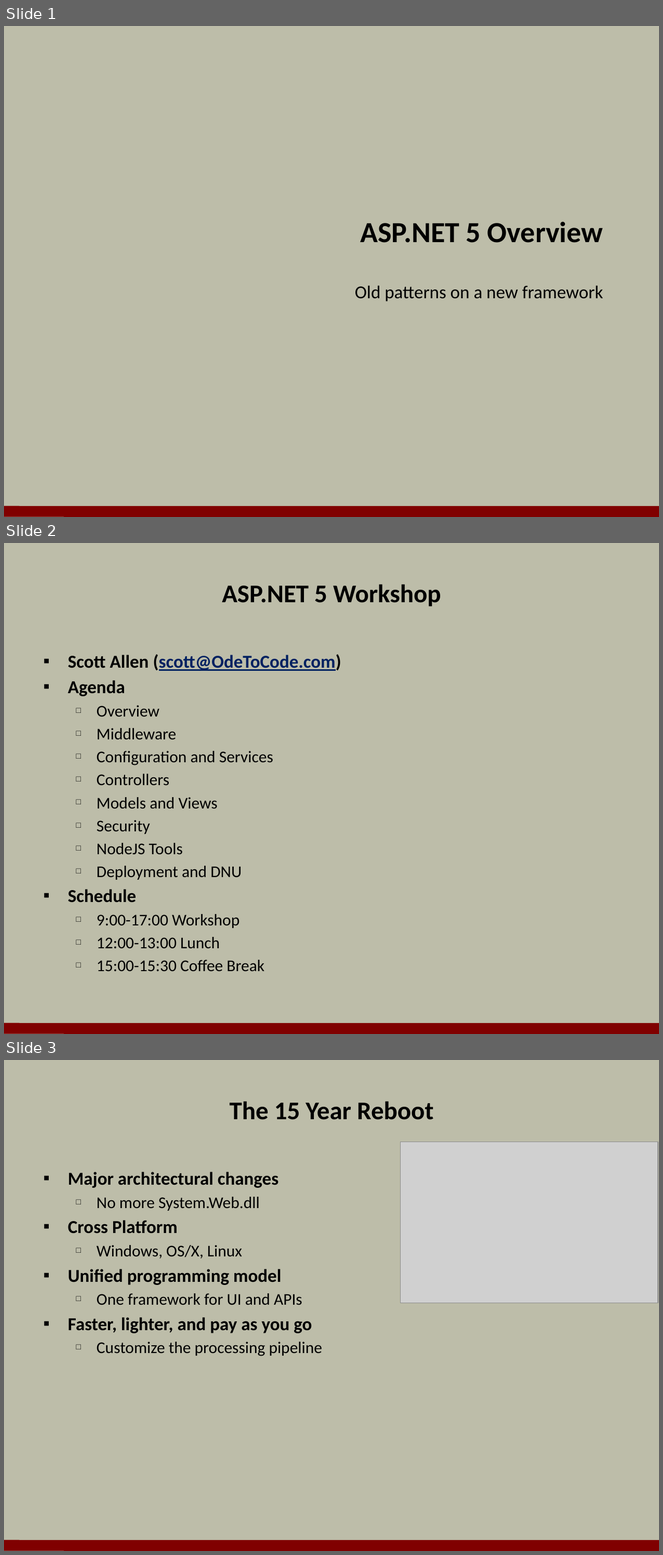
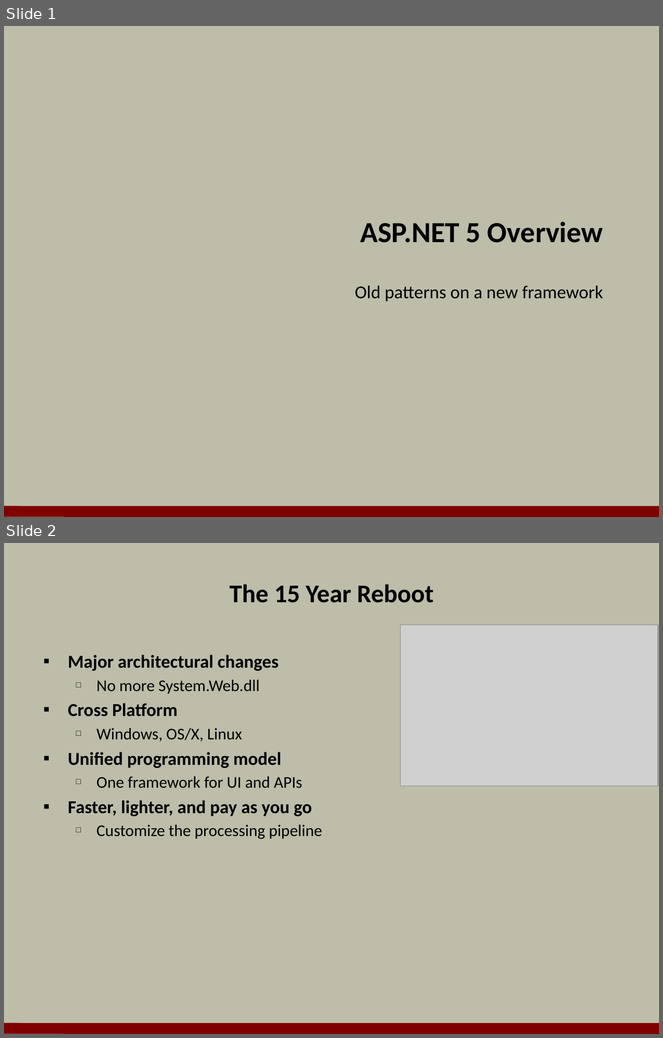
Before and after one commit to OdeToCode/classes, a slide deck: aspnet5/slides/01_Overview.pptx. Shown one above the other, each under a label of ours: slides 1, 2 and 3 before the commit, slides 1 and 2 after it. The pictures are 663x1555 and 663x1038 pixels, drawn with LibreOffice and Linux fonts; fonts in the diff are those of the drawing; grey boxes stand for pictures; background and template pictures are left out. Boxes give left, top, right and bottom in pixels: in the first picture for what was removed or moved away, otherwise in the second. Text is boxed around its words. In the diff, an @@ line names an element or a change of style, - is before the commit and + after.

```diff
--- a/aspnet5/slides/01_Overview.pptx
+++ b/aspnet5/slides/01_Overview.pptx
@@ slide 2 removed at (x1=4, y1=543, x2=659, y2=1034), background #BDBDA9; not listed: 1 template element that a slide beside it also shows @@
@@ title removed at (x1=222, y1=584, x2=441, y2=606) @@
-ASP.NET 5 Workshop
@@ text removed at (x1=68, y1=654, x2=341, y2=971) @@
-▪ Scott Allen (scott@OdeToCode.com)
-▪ Agenda
-  □ Overview
-  □ Middleware
-  □ Configuration and Services
-  □ Controllers
-  □ Models and Views
-  □ Security
-  □ NodeJS Tools
-  □ Deployment and DNU
-▪ Schedule
-  □ 9:00-17:00 Workshop
-  □ 12:00-13:00 Lunch
-  □ 15:00-15:30 Coffee Break
@@ what was slide 3 is now slide 2 @@
```
Also in this commit, not shown: 2 slides changed, 1 other file.
